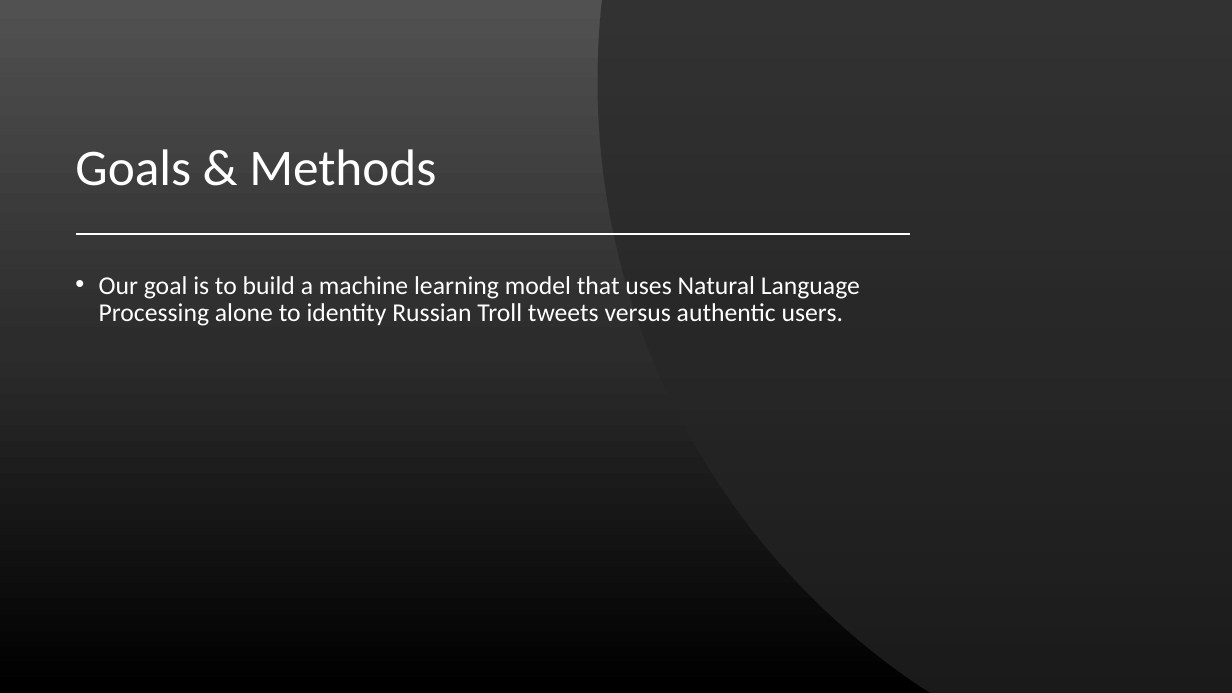
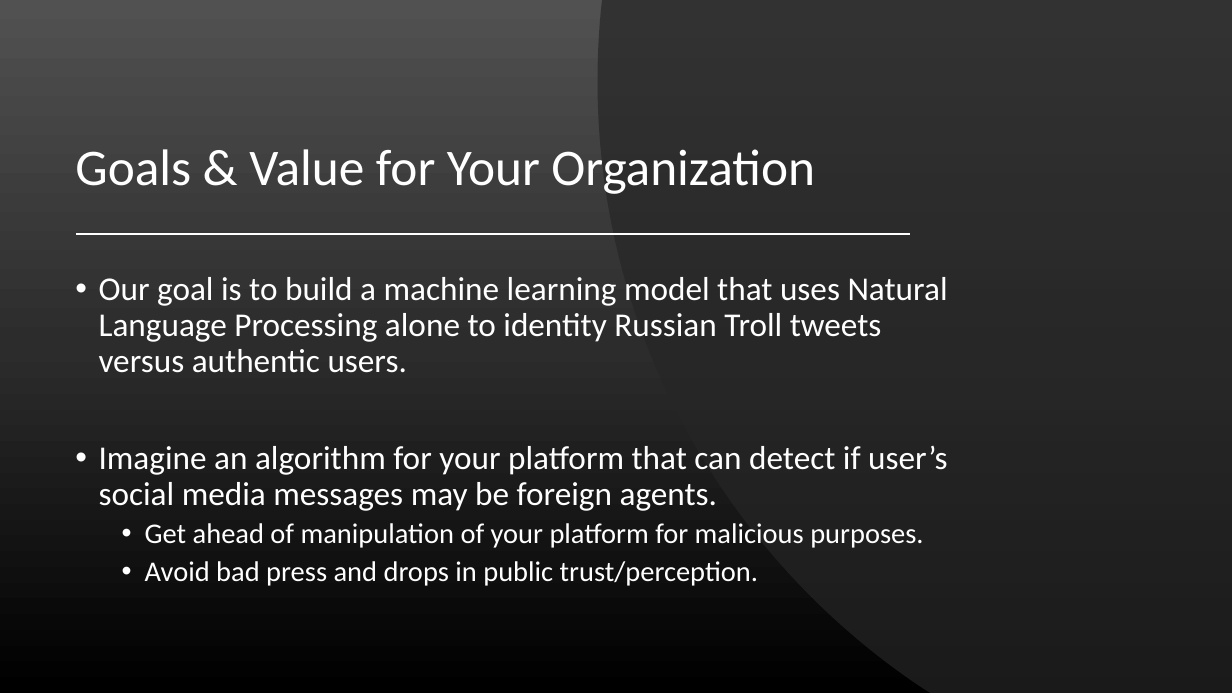
Before and after one commit to jirvingphd/dsc-4-final-project-online-ds-ft-021119, a slide deck: slide 3 of presentation.pptx. Drawn at 1232x693 pixels with LibreOffice and Linux fonts; fonts in the diff are those of the drawing. Boxes give left, top, right and bottom in pixels: in the first picture for what was removed or moved away, otherwise in the second. Text is boxed around its words. In the diff, an @@ line names an element or a change of style, - is before the commit and + after.

```diff
--- a/presentation.pptx
+++ b/presentation.pptx
@@ title at (75,149,815,194): text changed @@
-Goals & Methods
+Goals & Value for Your Organization
@@ text at (99,277,948,373): size 20 to 25.9 pt in "Our goal is to build a machine ..." @@
@@ text at (99,446,947,586): paragraphs added @@
+• Imagine an algorithm for your platform that can detect if user’s social media messages may be foreign agents.
+  • Get ahead of manipulation of your platform for malicious purposes.
+  • Avoid bad press and drops in public trust/perception.
```
Also in this commit, not shown: 2 other slides changed, 3 slides added, 1 slide removed, 3 other files.
